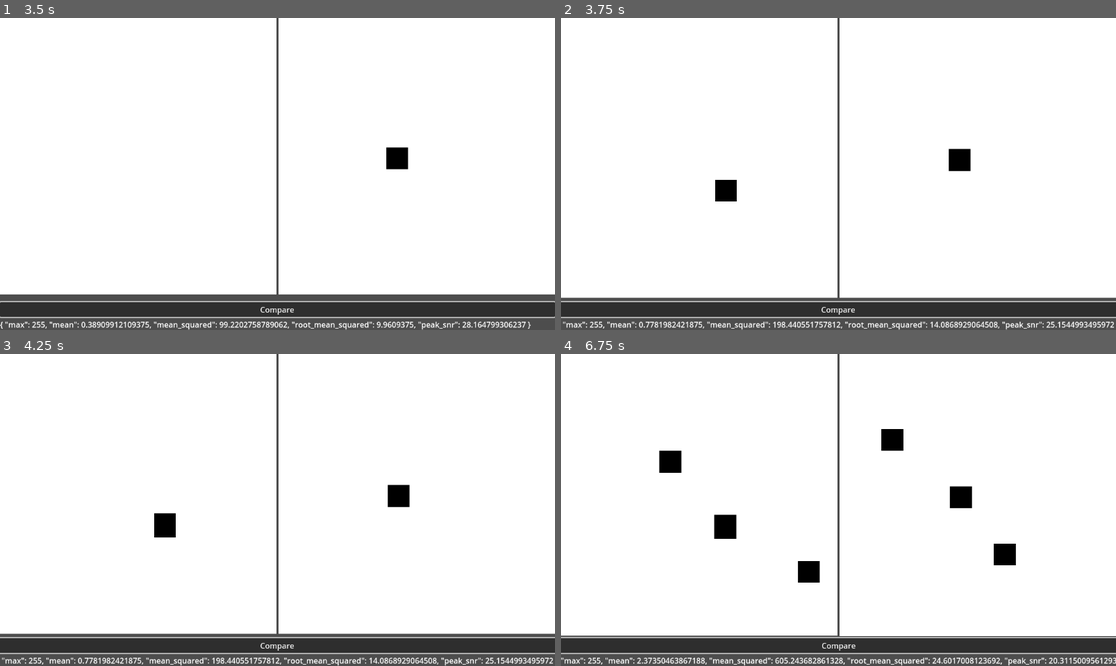
Above: before the commit, frames 1-4 (two rows, left to right).
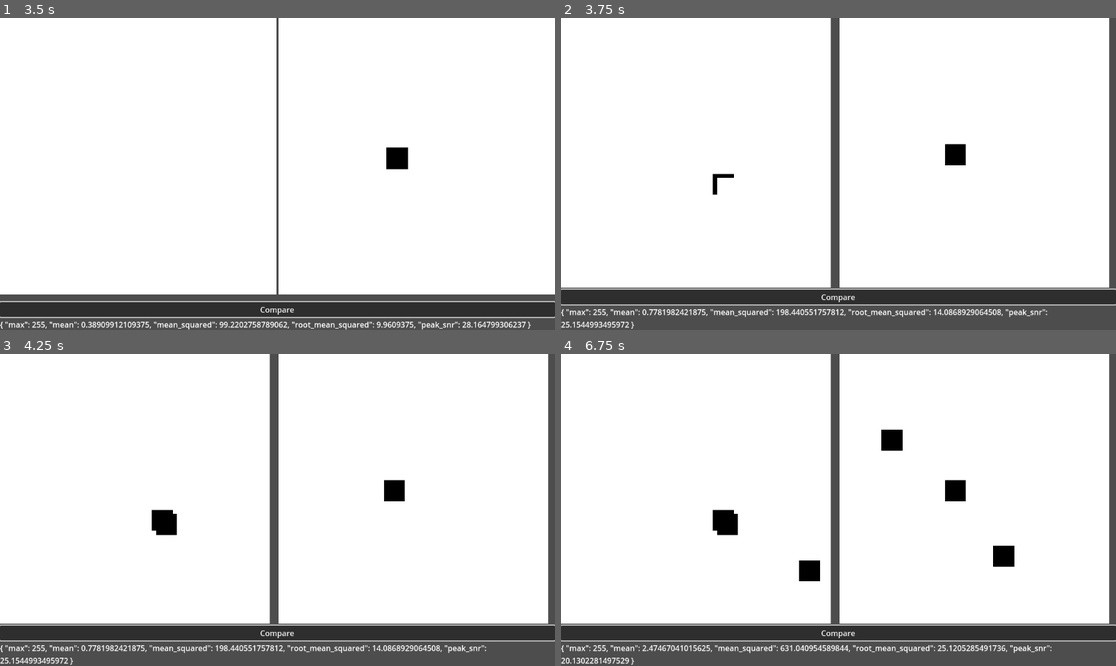
Above: after the commit, the same moments.

Repository: FeniXb3/the-painter
Game: Godot game, scene res://main.tscn
The game is run twice, just before and just after one commit, with the same random seed, the same clock (stepped at 60 frames per second) and the same inputs. The engine's default icon, where the game draws it, is replaced by a stand-in: a white triangle on a blue panel in a dark square.
Inputs (mouse positions are in pixels of both pictures, inside the frame that each line leads up to):
- Up to frame 1 (3.5 s): click "Compare" at 0.5 s; click "Compare" at 1.25 s; click "Compare" at 2 s; tap Enter at 2.75 s; move the mouse to (399, 158) at 2.77 s; press the mouse at (399, 158) at 2.78 s; right-click (399, 158) at 3.05 s
- Up to frame 2 (3.75 s): tap Space at 3.5 s; move the mouse to (727, 189) at 3.52 s; release the mouse at (727, 189) at 3.53 s; right-click (727, 189) at 3.6 s
- Up to frame 3 (4.25 s): click (166, 525) at 3.8 s
- Up to frame 4 (6.75 s): tap Enter at 4.25, 5.75 s; move the mouse to (894, 441) at 4.27 s; press the mouse at (894, 441) at 4.28 s; right-click (894, 441) at 4.55 s; tap Space at 5, 6.5 s; move the mouse to (810, 572) at 5.02 s; release the mouse at (810, 572) at 5.03 s; right-click (810, 572) at 5.1 s; click (810, 572) at 5.3 s; move the mouse to (1005, 556) at 5.77 s; press the mouse at (1005, 556) at 5.78 s; right-click (1005, 556) at 6.05 s; move the mouse to (672, 463) at 6.52 s; release the mouse at (672, 463) at 6.53 s; right-click (672, 463) at 6.6 s

Frame 1 is identical in both runs. In frame 2, 13% of the frame differs, in the area x 0-100%, y 0-100%; in frame 3, 13%; in frame 4, 13%.

Commit message:
Add erasing

Diff:
--- a/main.tscn
+++ b/main.tscn
@@ -60,6 +60,7 @@
 
 [node name="Label" type="Label" parent="DrawingLayer/VBoxContainer"]
 layout_mode = 2
+autowrap_mode = 3
 
 [node name="CanvasLayer" type="CanvasLayer" parent="."]
 visible = false
--- a/painter.gd
+++ b/painter.gd
@@ -2,11 +2,13 @@
 
 @export var image_size := Vector2i(128, 128)
 @export_range(1, 10) var brush_size := 4
+@export var background_color := Color.WHITE
+@export var brush_color := Color.BLACK
 var image: Image
 
 func _ready() -> void:
 	image = Image.create(image_size.x, image_size.y, false, Image.FORMAT_RGBA8)
-	image.fill(Color.WHITE)
+	image.fill(background_color)
 	texture = ImageTexture.create_from_image(image)
 
 
@@ -16,9 +18,11 @@
 		return
 
 	if Input.is_action_pressed("draw"):
-		draw_brush(mouse_position)
+		draw_brush(mouse_position, brush_color)
+	if Input.is_action_pressed("erase"):
+		draw_brush(mouse_position, background_color)
 
-func draw_brush(brush_position: Vector2):
+func draw_brush(brush_position: Vector2, color: Color):
 	var proportion := Vector2(1, 1)
 	if stretch_mode == StretchMode.STRETCH_KEEP_ASPECT:
 		var min_axis_index := size.min_axis_index()
@@ -29,5 +33,5 @@
 		for y in brush_size:
 			var pixel_position := brush_position * proportion + Vector2(x-brush_size/2, y - brush_size/2)
 			pixel_position = pixel_position.clamp(Vector2i(), image.get_size() - Vector2i(1, 1))
-			image.set_pixelv(pixel_position, Color.BLACK)
+			image.set_pixelv(pixel_position, color)
 	texture = ImageTexture.create_from_image(image)
--- a/project.godot
+++ b/project.godot
@@ -22,6 +22,11 @@
 "events": [Object(InputEventMouseButton,"resource_local_to_scene":false,"resource_name":"","device":-1,"window_id":0,"a …(259 unchanged characters)…
 ]
 }
+erase={
+"deadzone": 0.5,
+"events": [Object(InputEventMouseButton,"resource_local_to_scene":false,"resource_name":"","device":-1,"window_id":0,"alt_pressed":false,"shift_pressed":false,"ctrl_pressed":false,"meta_pressed":false,"button_mask":2,"position":Vector2(372, 27),"global_position":Vector2(386, 97),"factor":1.0,"button_index":2,"canceled":false,"pressed":true,"double_click":false,"script":null)
+]
+}
 
 [rendering]
 
